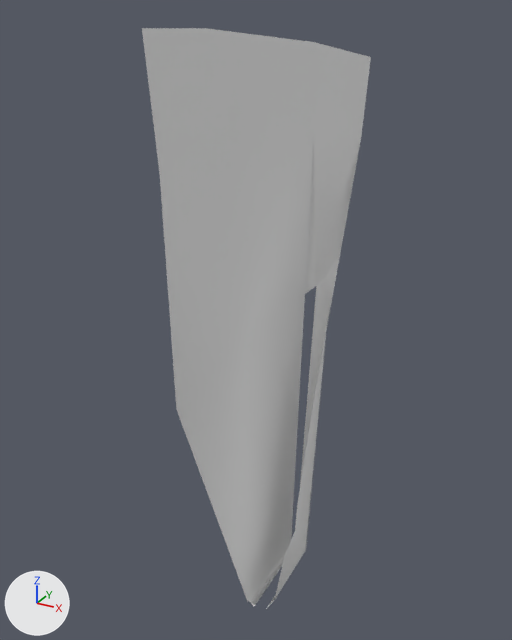
The FBX model Unity/Sunken Riches/Assets/Resources/Models/candy wrapper.fbx: old version first, new version second.
Before and after are seen from a camera (50 mm lens) standing at (2.29, -3.46, 2.17) and looking at (0.35, 0.06, 0.41). Lighting does not change. The marker at lower left points along +X, +Y and +Z. Where no turn or scale is listed for an object, it has been applied to the vertices. Vertices at the same position are counted once.
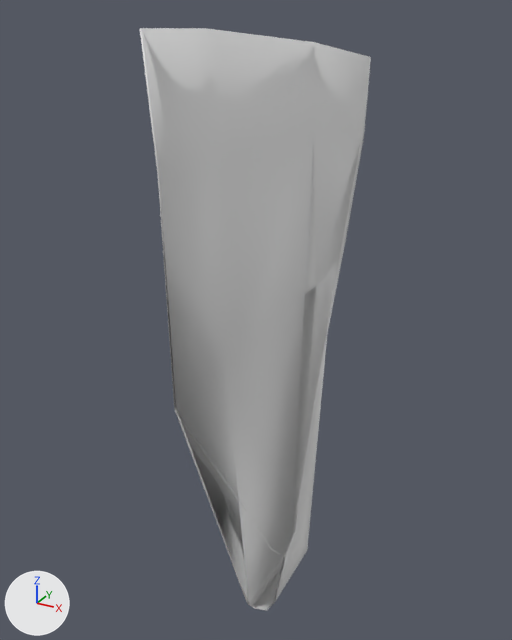
Where the newer file only moved an object's origin or applied its transform, the numbers keep the older frame.

Pixel boxes [x1, y1, x2, y2] of what changed, in the pictures (512 x 640 px):
'Plane', reshaped: before [142, 28, 371, 609]; after [140, 28, 371, 611]
part 1 of me_plane, added: after [140, 28, 371, 611]

Patch to the scene script:
```diff
--- a/Unity/Sunken Riches/Assets/Resources/Models/candy wrapper.fbx.py
+++ b/Unity/Sunken Riches/Assets/Resources/Models/candy wrapper.fbx.py
@@ me_plane @@
 # used by ob_plane; location = (0.0, 0.0, 0.0)
-me_plane.from_pydata(...)  # 32 vertices, 16 faces; spans x 0.34..0.66, y -1.08..1.21, z -1.58..2.1
+me_plane.from_pydata(...)  # 68 vertices, 55 faces; spans x 0.33..0.67, y -1.08..1.22, z -1.59..2.1
+# me_plane part 1
+# 36 vertices are added at x 0.33..0.67, y -1.08..1.22, z -1.59..2.1
+# 39 new faces join them
```
